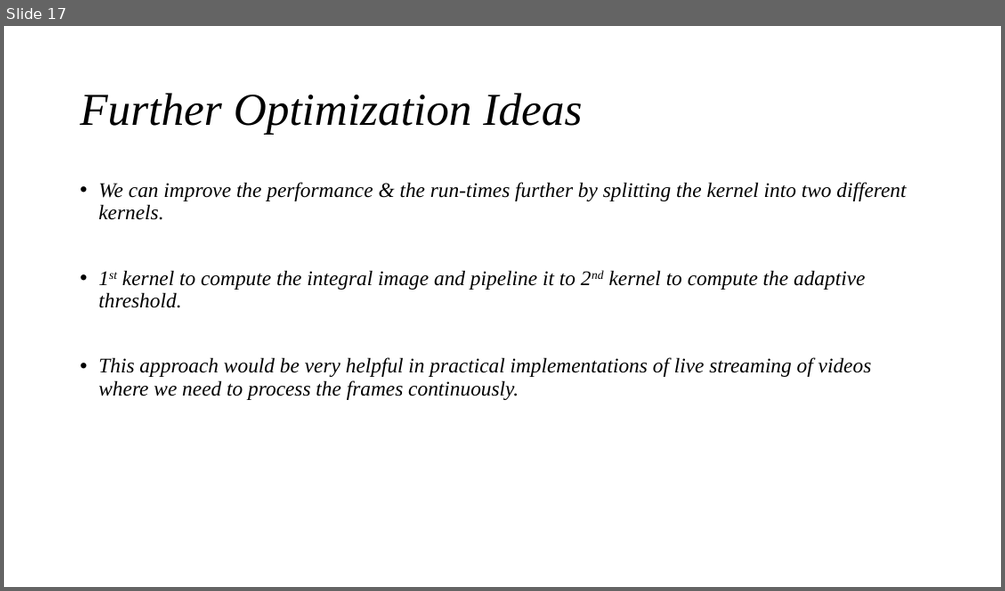
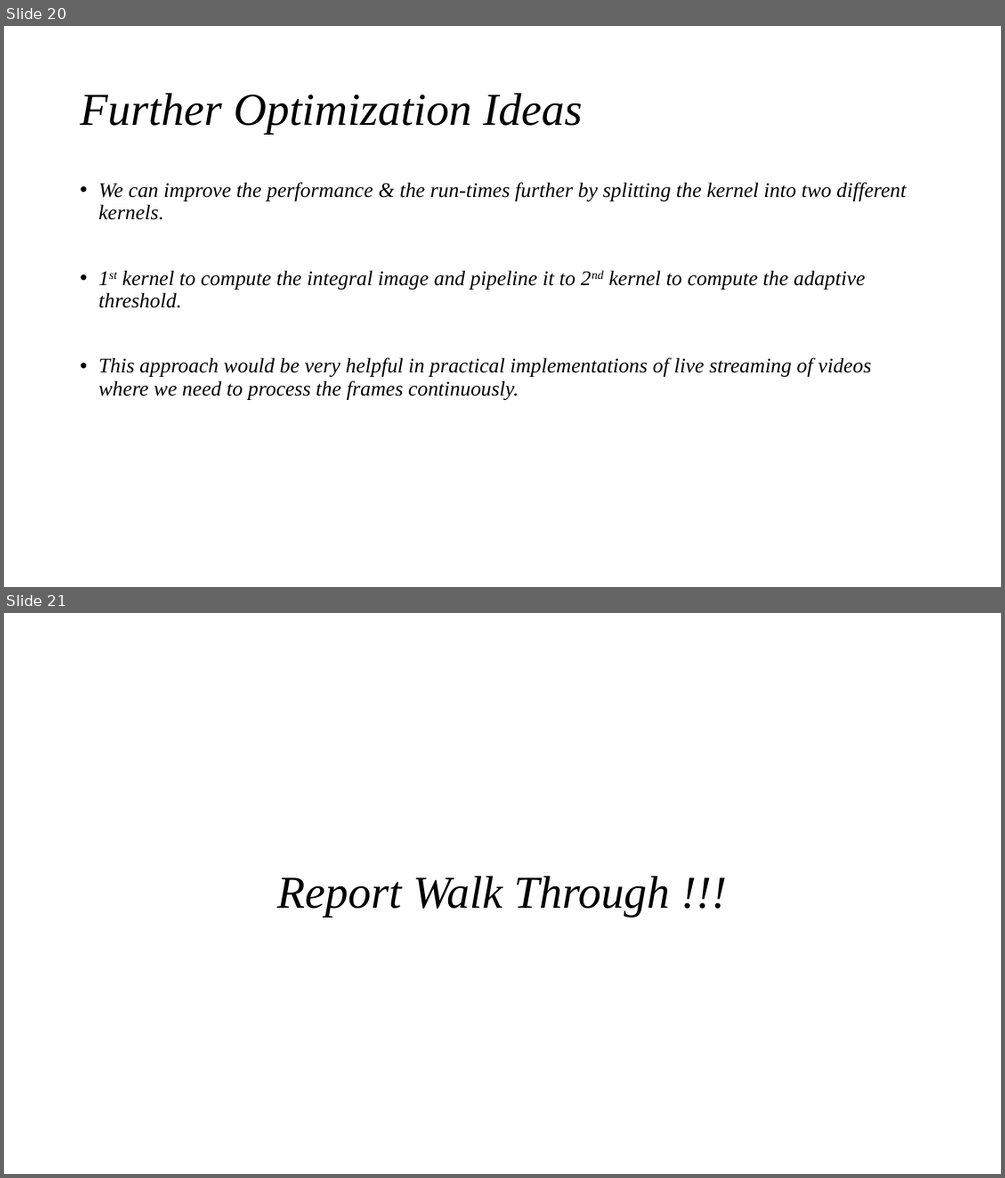
Before and after one commit to adisarip/FBAD, a slide deck: Project/AT/docs/Adaptive_Threshold_Presentation.pptx. Shown one above the other, each under a label of ours: slide 17 before the commit, slides 20 and 21 after it. The pictures are 1005x591 and 1005x1178 pixels, drawn with LibreOffice and Linux fonts; fonts in the diff are those of the drawing. Boxes give left, top, right and bottom in pixels: in the first picture for what was removed or moved away, otherwise in the second. Text is boxed around its words. In the diff, an @@ line names an element or a change of style, - is before the commit and + after.

```diff
--- a/Project/AT/docs/Adaptive_Threshold_Presentation.pptx
+++ b/Project/AT/docs/Adaptive_Threshold_Presentation.pptx
@@ slide 21 added at <box>4,613,1001,1174</box>, background #FFFFFF @@
@@ title added at <box>277,876,670,917</box>, 44 pt, text #000000, italic @@
+Report Walk Through !!!
@@ what was slide 17 is now slide 20 @@
```
Also in this commit, not shown: 2 slides changed, 5 other slides added, 2 other files.
